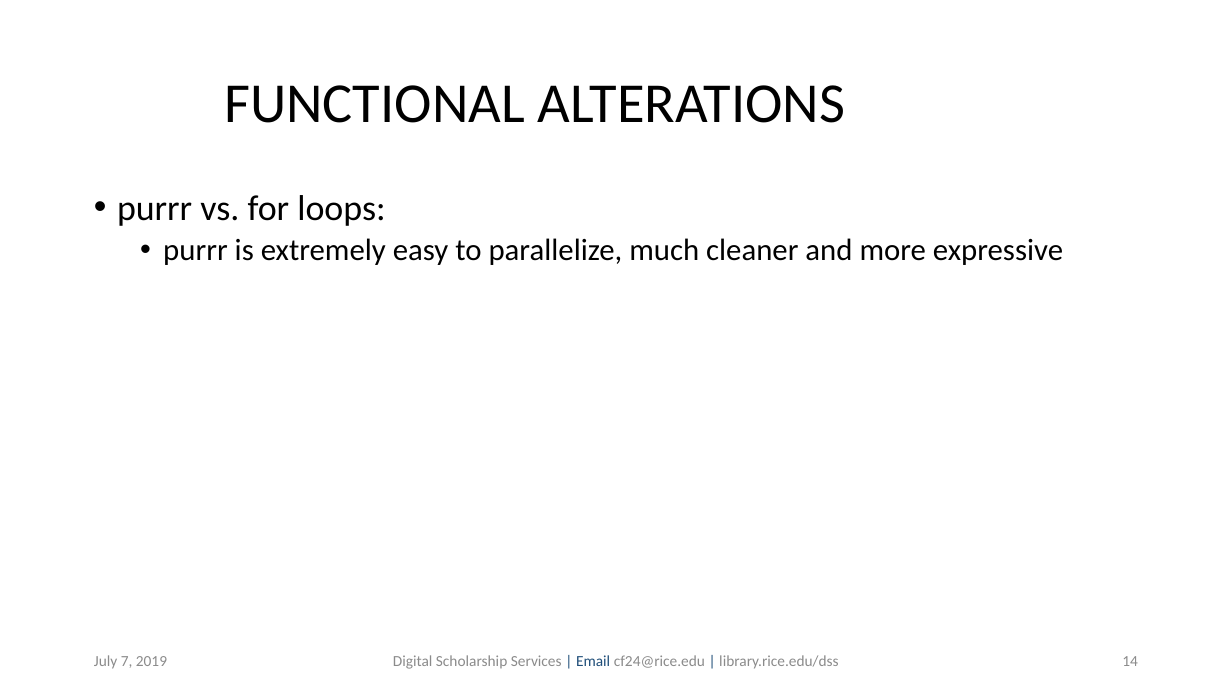
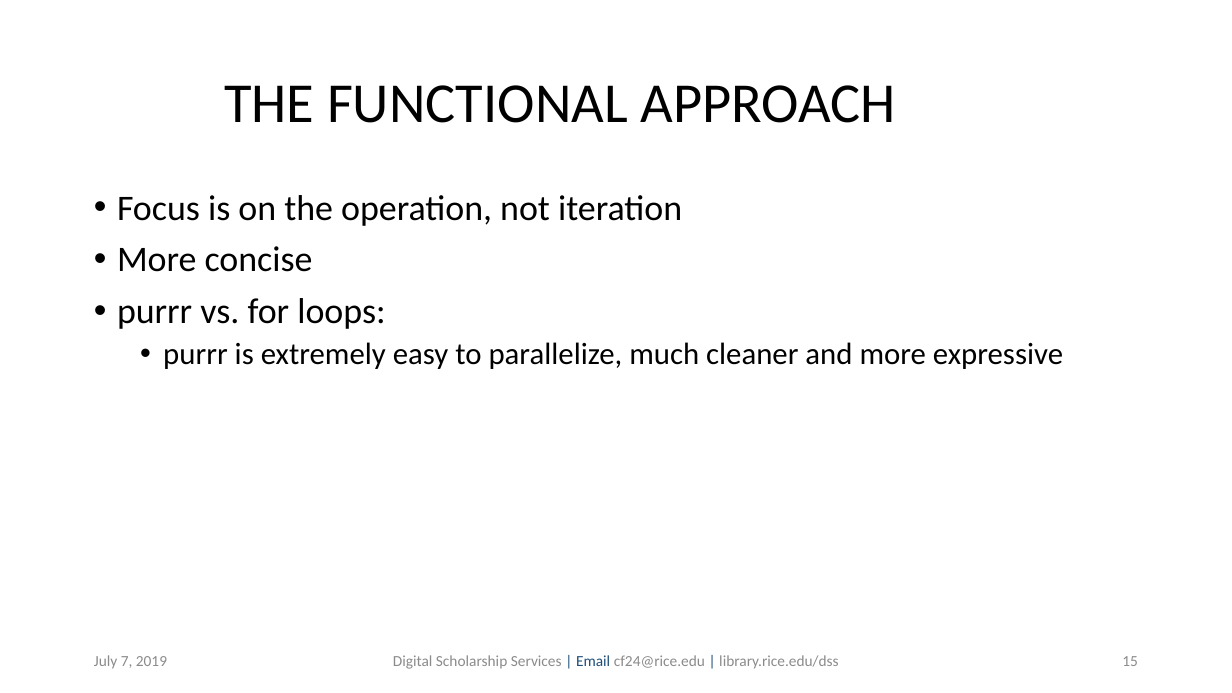
Before and after one commit to bakitybacon/rice-data-and-donuts, a slide deck: slide 15 of Rviz/R Visualization and Data Manipulation.pptx (slide 14 before the commit). Drawn at 1232x693 pixels with LibreOffice and Linux fonts; fonts in the diff are those of the drawing; background and template pictures are left out. Boxes give left, top, right and bottom in pixels: in the first picture for what was removed or moved away, otherwise in the second. Text is boxed around its words. In the diff, an @@ line names an element or a change of style, - is before the commit and + after.

```diff
--- a/Rviz/R Visualization and Data Manipulation.pptx
+++ b/Rviz/R Visualization and Data Manipulation.pptx
@@ title at [224,85,896,123]: text changed @@
-FUNCTIONAL ALTERATIONS
+THE FUNCTIONAL APPROACH
@@ text at [117,195,682,272]: paragraphs added @@
+• Focus is on the operation, not iteration
+• More concise
@@ page number at [1122,656,1138,666]: text changed @@
-14
+15
```
Also in this commit, not shown: 10 other slides changed, 16 slides added, 1 other file.
